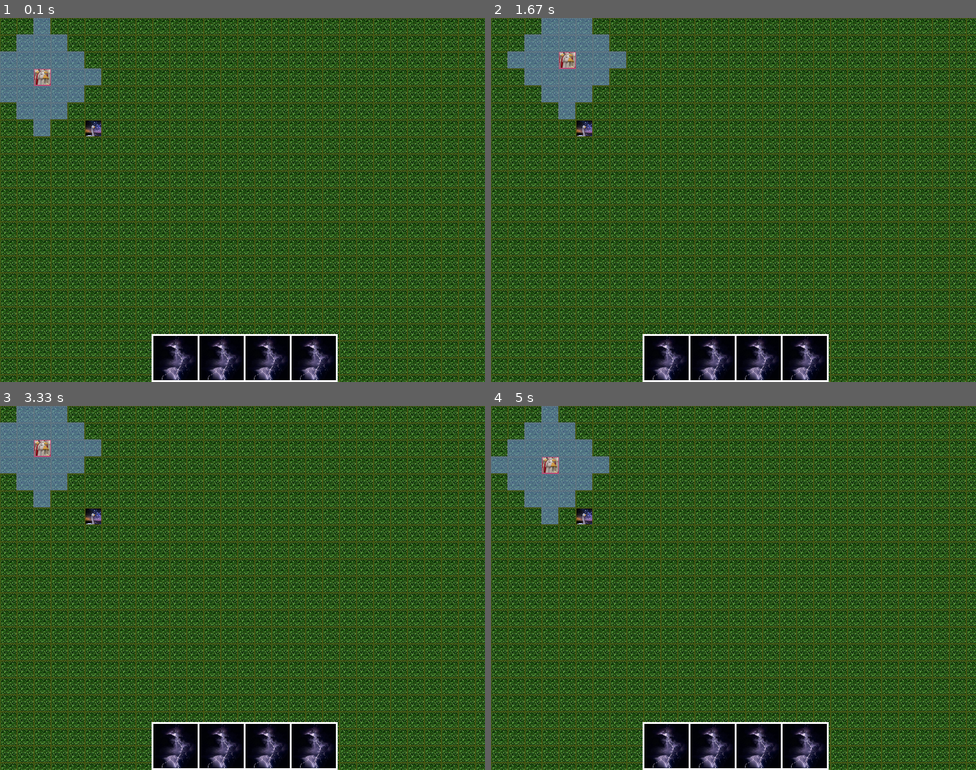
Above: before the commit, frames 1-4 (two rows, left to right).
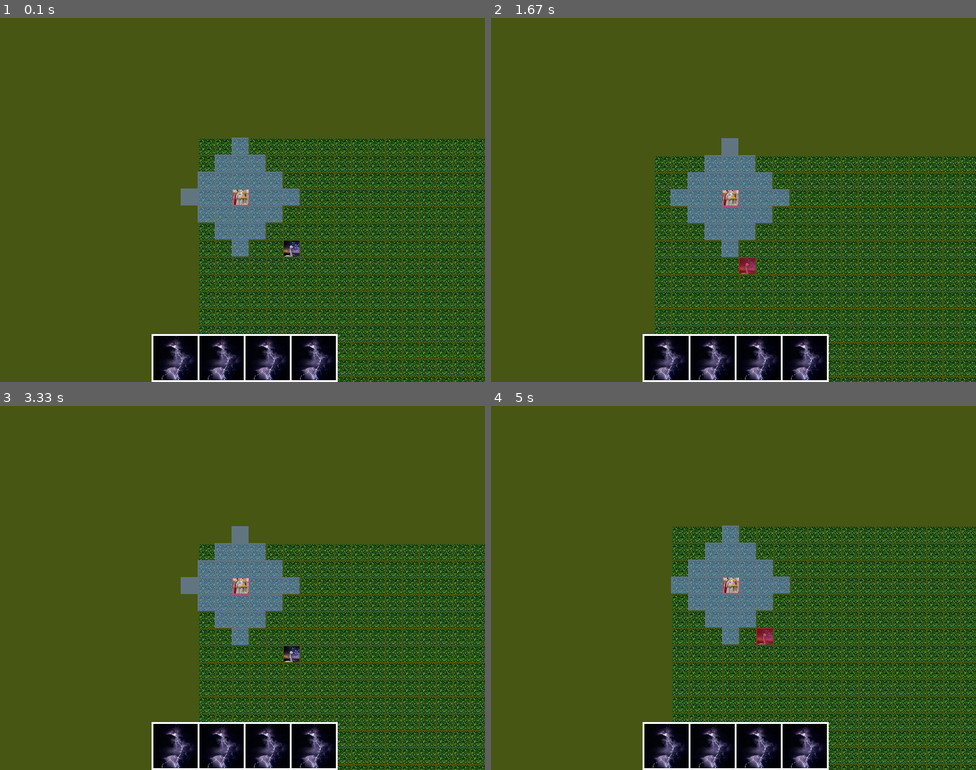
Above: after the commit, the same moments.

Repository: Qolorerr/PyGameLocalRPG
Game: pygame game, started from src/main.py
Same seed, same stepped clock (60 frames per second), same inputs: the game is played once before the commit and once after it.
Inputs:
- Up to frame 1 (0.1 s): no input
- Up to frame 2 (1.67 s): hold D 0.33-0.8 s; hold W 0.83-1.13 s; hold D 1.17-1.63 s
- Up to frame 3 (3.33 s): hold A 1.67-2.2 s; hold S 2.23-2.53 s; hold A 2.57-2.97 s; hold W from 3 s (still down)
- Up to frame 4 (5 s): release W at 3.37 s; hold D 3.4-4.03 s; hold S 4.07-4.43 s; hold A 4.47-4.93 s; hold D from 4.97 s (still down)

The runs differ from the first frame. In frame 1, 74% of the frame differs, in the area x 0-100%, y 0-100%; in frame 2, 76%; in frame 3, 75%; in frame 4, 75%.

Commit message:
Added camera

Diff:
--- a/src/being.py
+++ b/src/being.py
@@ -3,11 +3,4 @@
 
 class Being(Essence):
     def __init__(self, health: int, damage: int, location: tuple, texture, exp: int, cost: int):
-        super().__init__(health, damage, location, texture)
-        self.given_experience = exp
-        self.given_gold = cost
-
-    def give_reward(self, hero):
-        if self.live == self.ESSENSE_DIE:
-            # Hero get exp and gold when being die
-            pass
+        super().__init__(health, damage, location, texture, exp, cost)
--- a/src/essence.py
+++ b/src/essence.py
@@ -1,4 +1,5 @@
 import pygame
+from general import camera
 
 
 # Base class of all units and characters
@@ -7,6 +8,8 @@
                  damage: int,
                  location: tuple,
                  texture: pygame.image,
+                 exp: int,
+                 gold: int,
                  essence_code: int = 1,  # unicode
                  attack_range: int = 1,
                  move_distance: int = 1):
@@ -14,6 +17,8 @@
         self.damage = damage
         self.location = location
         self.texture = texture
+        self.exp = exp
+        self.gold = gold
         self.init_constant()
         self.live = self.ESSENSE_ALIVE
         self.essence_code = essence_code
@@ -52,6 +57,11 @@
     def response_to_damage(self, other_essence):
         self.attack(other_essence, self.RESPONSE_TO_ATTACK)
 
+    def give_reward(self, other_essence):
+        if self.live == self.ESSENSE_DIE:
+            # Hero get exp and gold when being die
+            pass
+
     def alive(self):
         if self.health > 0:
             self.live = self.ESSENSE_ALIVE
@@ -70,7 +80,7 @@
     def render(self, screen, map):
         x = map.left + self.location[0] * map.cell_size
         y = map.top + self.location[1] * map.cell_size
-        screen.blit(self.texture, (x + map.indent, y + map.indent))
+        screen.blit(self.texture, (x + map.indent + camera[0], y + map.indent + camera[1]))
 
     def __delete__(self, instance):
         self.health = 0
--- a/src/general.py
+++ b/src/general.py
@@ -21,3 +21,5 @@
             Texture('moveZone.png', 30)]
 
 essences = []
+
+camera = []
--- a/src/hero.py
+++ b/src/hero.py
@@ -1,6 +1,6 @@
 import pygame
 
-from general import textures, essences
+from general import textures, essences, camera
 from essence import Essence
 
 
@@ -13,7 +13,7 @@
                  attack_range: int = 1,
                  move_distance: int = 1,
                  mainHero: bool = False):
-        super().__init__(health, damage, location, texture, essence_code, attack_range, move_distance)
+        super().__init__(health, damage, location, texture, 0, 0, essence_code, attack_range, move_distance)
         self.mainHero = mainHero
         self.ablities = dict()
         self.attack_mode = False
@@ -22,15 +22,27 @@
         if keydown_unicode == 'w':
             new_location = (self.location[0], self.location[1] - 1)
             self.move(new_location, gameMap)
+            camera.append(camera[1] + (gameMap.cell_size + gameMap.indent))
+            del(camera[1])
         elif keydown_unicode == 's':
             new_location = (self.location[0], self.location[1] + 1)
             self.move(new_location, gameMap)
+            camera.append(camera[1] - (gameMap.cell_size + gameMap.indent))
+            del (camera[1])
         elif keydown_unicode == 'a':
             new_location = (self.location[0] - 1, self.location[1])
             self.move(new_location, gameMap)
+            camera.append(camera[0] + (gameMap.cell_size + gameMap.indent))
+            camera.append(camera[1])
+            del(camera[0])
+            del(camera[0])
         elif keydown_unicode == 'd':
             new_location = (self.location[0] + 1, self.location[1])
             self.move(new_location, gameMap)
+            camera.append(camera[0] - (gameMap.cell_size + gameMap.indent))
+            camera.append(camera[1])
+            del (camera[0])
+            del (camera[0])
         elif keydown_unicode == 'q':
             self.attack_mode = not self.attack_mode
 
@@ -38,14 +50,14 @@
         x = map.left + self.location[0] * map.cell_size
         y = map.top + self.location[1] * map.cell_size
         if self.mainHero:
-            pygame.draw.rect(screen, pygame.Color("red"), (x, y, map.cell_size, map.cell_size), 2)
+            pygame.draw.rect(screen, pygame.Color("red"), (x + camera[0], y + camera[1], map.cell_size, map.cell_size), 2)
             for i in range(-self.move_distance, self.move_distance + 1):
                 for j in range(-self.move_distance, self.move_distance + 1):
                     if abs(i) + abs(j) > self.move_distance:
                         continue
                     x = map.left + (self.location[0] + i) * map.cell_size - map.indent
                     y = map.top + (self.location[1] + j) * map.cell_size - map.indent
-                    screen.blit(textures[5].image, (x, y))
+                    screen.blit(textures[5].image, (x + camera[0], y + camera[1]))
 
     def render_can_attack(self, screen, map):
         for i in essences:
@@ -55,8 +67,9 @@
             if abs(x - self.location[0]) + abs(y - self.location[1]) <= self.attack_range:
                 x = map.left + x * map.cell_size - map.indent
                 y = map.top + y * map.cell_size - map.indent
-                screen.blit(textures[4].image, (x, y))
+                screen.blit(textures[4].image, (x + camera[0], y + camera[1]))
 
     def render(self, screen, map):
         self.render_move_zone(screen, map)
         super().render(screen, map)
+        self.render_can_attack(screen, map)
--- a/src/main.py
+++ b/src/main.py
@@ -1,6 +1,6 @@
 import pygame
 
-from general import textures, essences
+from general import textures, essences, camera
 from map import Map
 from hero import Hero
 from being import Being
@@ -19,7 +19,7 @@
 
 # Mouse click processing
 def get_click(gameMap: Map, pos):
-    cell = gameMap.get_cell(pos)
+    cell = gameMap.get_cell((pos[0] - camera[0], pos[1] - camera[1]))
     on_click(gameMap, cell)
 
 
@@ -31,6 +31,11 @@
     gameMap = Map(100, 100, mainHeroID)
     essences.append(Hero(100, 30, (2, 3), textures[2].image, 1, 5, 3, True))
     essences.append(Being(100, 50, (5, 6), textures[1].image, 10, 10))
+    infoObj = pygame.display.Info()
+    cameraX = -gameMap.left - essences[mainHeroID].location[0] * (gameMap.cell_size + gameMap.indent) + (infoObj.current_w - (gameMap.cell_size + gameMap.indent)) // 2
+    cameraY = -gameMap.top - essences[mainHeroID].location[1] * (gameMap.cell_size + gameMap.indent) + (infoObj.current_h - (gameMap.cell_size + gameMap.indent)) // 2
+    camera.append(cameraX)
+    camera.append(cameraY)
     abilities = []
     for i in range(4):
         abilities.append(Ability(str(i), textures[3], 1, 1, True))
--- a/src/map.py
+++ b/src/map.py
@@ -1,6 +1,6 @@
 import pygame
 
-from general import textures
+from general import textures, camera
 from hero import Hero
 from being import Being
 from abilityInterface import Ability
@@ -33,7 +33,7 @@
             for j in range(self.width):
                 x = self.left + j * self.cell_size
                 y = self.top + i * self.cell_size
-                screen.blit(self.board[i][j], (x + self.indent, y + self.indent))
+                screen.blit(self.board[i][j], (x + self.indent + camera[0], y + self.indent + camera[1]))
 
     # Get cell from mouse position
     def get_cell(self, pos):
